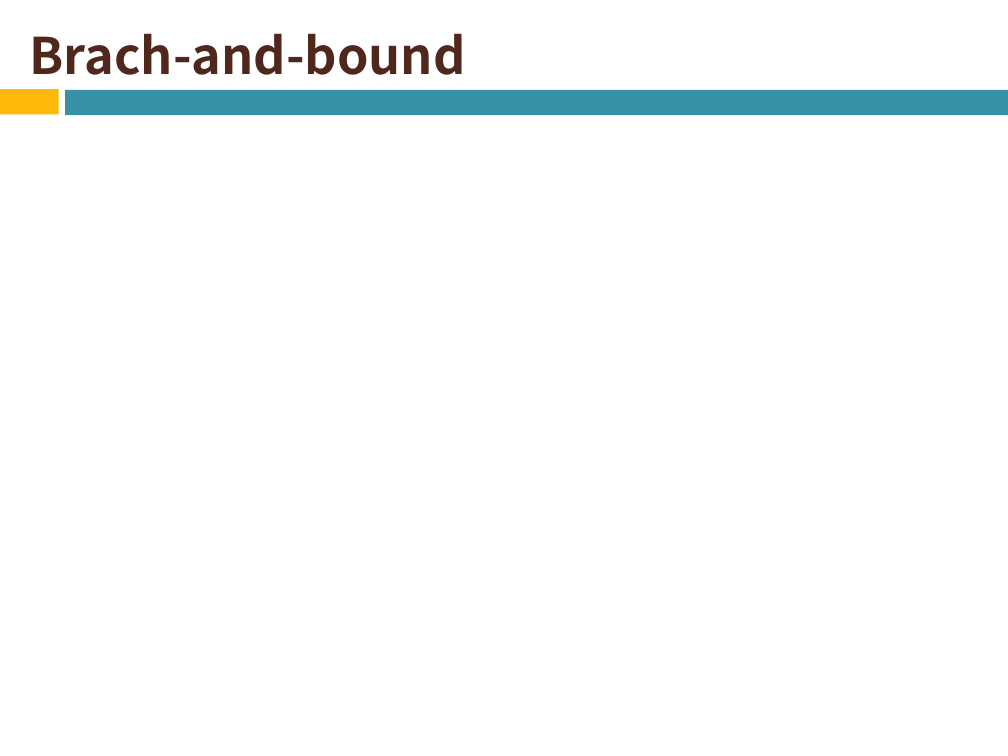
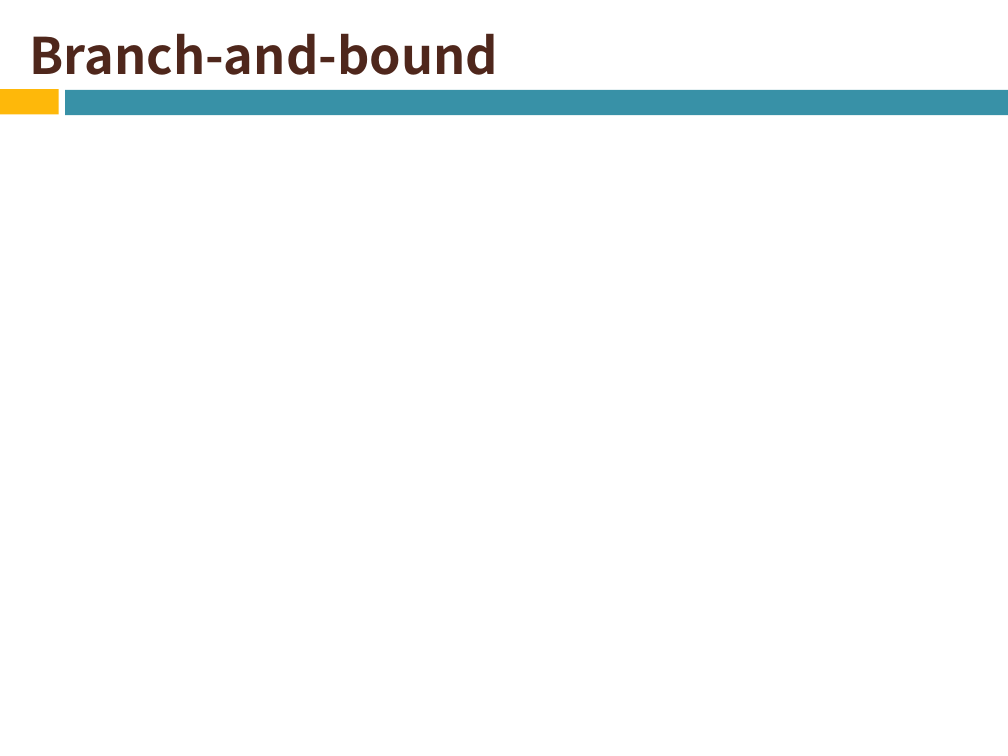
Before and after one commit to naruse-takamasa/seminar, a slide deck: slide 19 of CopingNPCompleteness.pptx. Drawn at 1008x756 pixels with LibreOffice and Linux fonts; fonts in the diff are those of the drawing; grey boxes stand for pictures. Boxes give left, top, right and bottom in pixels: in the first picture for what was removed or moved away, otherwise in the second. Text is boxed around its words. In the diff, an @@ line names an element or a change of style, - is before the commit and + after.

Commit message:
スライドの修正

```diff
--- a/CopingNPCompleteness.pptx
+++ b/CopingNPCompleteness.pptx
@@ title at [30,33,498,75]: text changed @@
-Brach-and-bound
+Branch-and-bound
```
